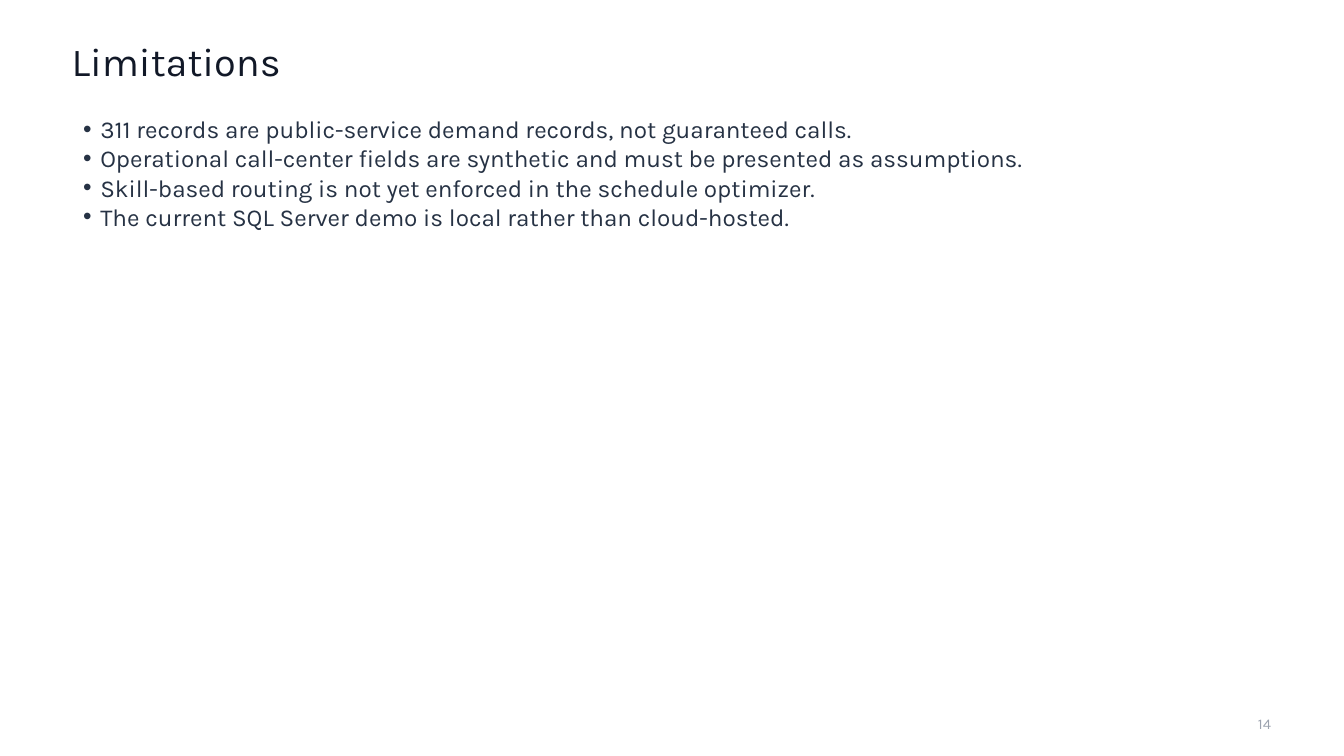
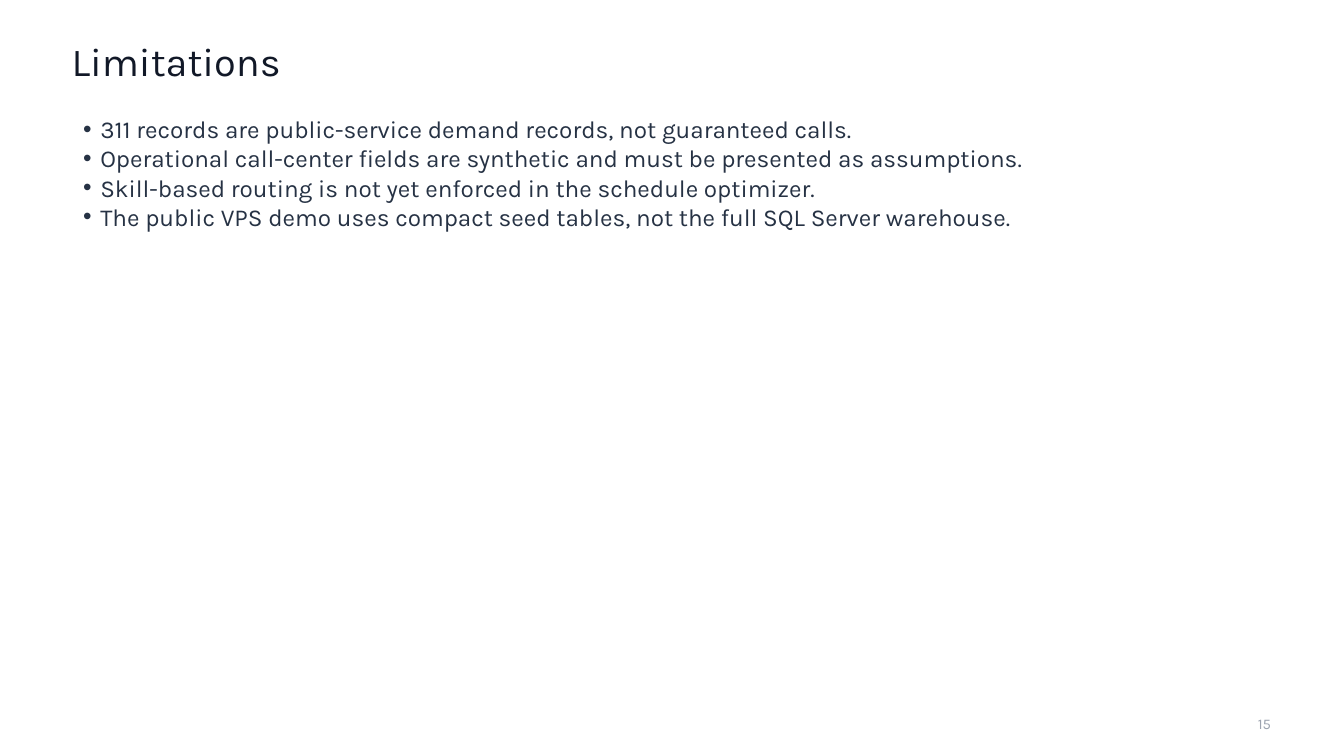
Before and after one commit to vartsab/call-center-WFM, a slide deck: slide 15 of docs/final/Презентація_чернетка.pptx (slide 14 before the commit). Drawn at 1344x756 pixels with LibreOffice and Linux fonts; fonts in the diff are those of the drawing. Boxes give left, top, right and bottom in pixels: in the first picture for what was removed or moved away, otherwise in the second. Text is boxed around its words. In the diff, an @@ line names an element or a change of style, - is before the commit and + after.

```diff
--- a/docs/final/Презентація_чернетка.pptx
+++ b/docs/final/Презентація_чернетка.pptx
@@ text at [100, 209, 1010, 232]: text changed @@
-• The current SQL Server demo is local rather than cloud-hosted.
+• The public VPS demo uses compact seed tables, not the full SQL Server warehouse.
@@ text at [1258, 720, 1271, 729]: text changed @@
-14
+15
```
Also in this commit, not shown: 4 other slides changed, 1 slide added, 51 other files.
